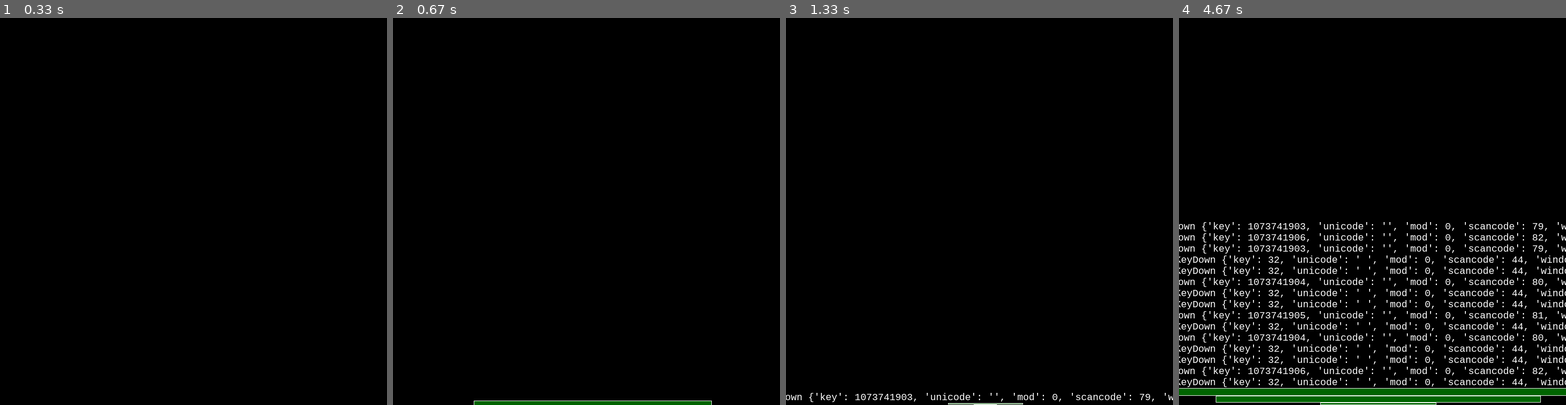
Above: before the commit, frames 1-4 (left to right).
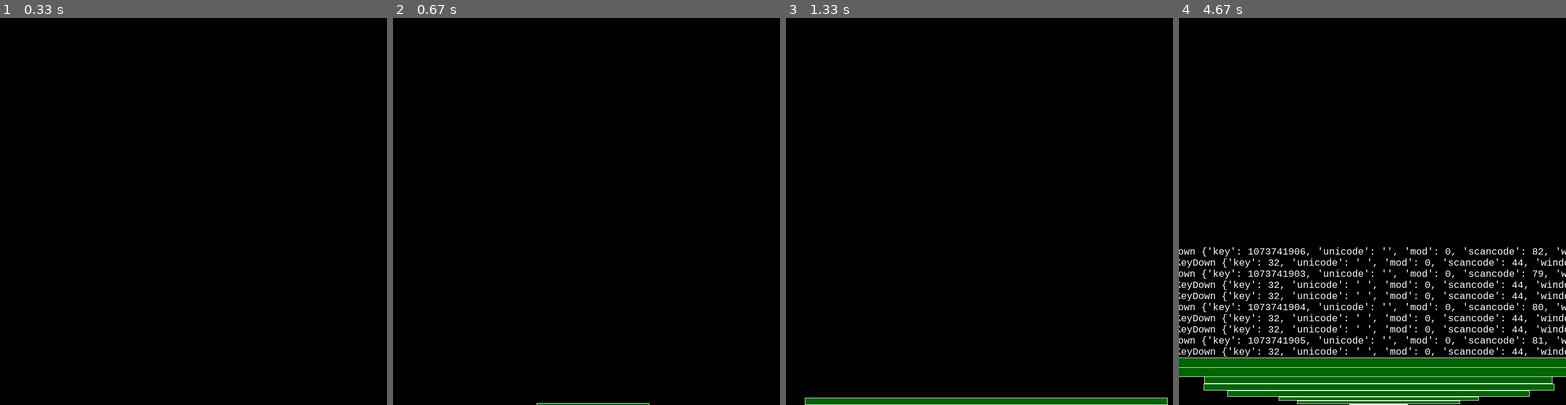
Above: after the commit, the same moments.

Repository: hitbox/scratch
Game: pygame game, started from pygame/notifications.py
The game is run twice, just before and just after one commit, with the same random seed, the same clock (stepped at 60 frames per second) and the same inputs.
Inputs (mouse positions are in pixels of both pictures, inside the frame that each line leads up to):
- Up to frame 1 (0.33 s): no input
- Up to frame 2 (0.67 s): hold Right from 0.33 s (still down)
- Up to frame 3 (1.33 s): release Right at 0.8 s; click (964, 226) at 0.93 s; hold Up from 1.22 s (still down); tap Space at 1.28 s
- Up to frame 4 (4.67 s): release Up at 1.52 s; hold Right 1.55-2.02 s; tap Space at 1.62, 1.92, 2.45, 2.75, 3.02, 3.35, 3.65, 3.78, 4.18, 4.48 s; click (1372, 377) at 2.1 s; hold Left 2.38-2.92 s; hold Down 2.95-3.25 s; hold Left 3.28-3.68 s; hold Up 3.72-4.08 s; hold Right from 4.12 s (still down)

Frame 1 is identical in both runs. In frame 2, 0.6% of the frame differs, in the area x 20-83%, y 98-100%; in frame 3, 2.0%; in frame 4, 18%, in the area x 0-100%, y 52-100%.

Commit message:
pygame/notifications.py
- cleanup and use pygamelib
- slower now for some reason

Diff:
--- a/pygame/notifications.py
+++ b/pygame/notifications.py
@@ -1,62 +1,14 @@
 import argparse
-import contextlib
 import enum
 import itertools as it
 import math
-import os
 import time
 
 from operator import attrgetter
 
-with open(os.devnull, 'w') as devnull:
-    with contextlib.redirect_stdout(devnull):
-        import pygame
-
-del devnull
-
-class EventHandlerMixin:
-    """
-    Mixin event handling. Dispatch events to methods named
-    `on_{lowercase_event_type_name}`. Like `on_keydown`.
-    """
-
-    def on_event(self, event):
-        attrname = event_attrname(event)
-        attr = getattr(self, attrname, None)
-        if attr:
-            attr(event)
-
-
-class Engine:
-    """
-    Run a state until the quit event.
-    """
-
-    def __init__(self):
-        self.running = False
-
-    def get_event_handler(self, state):
-        def on_event(event):
-            "No operation callable."
-        if hasattr(state, 'on_event'):
-            on_event = state.on_event
-        return on_event
-
-    def run(self, state):
-        on_event = self.get_event_handler(state)
-        self.running = True
-        while self.running:
-            for event in pygame.event.get():
-                if event.type == pygame.QUIT:
-                    self.running = False
-                    break
-                else:
-                    on_event(event)
-            else:
-                # normal frame
-                state.update()
-                state.draw()
-
+import pygamelib
+
+from pygamelib import pygame
 
 class Lerp:
     """
@@ -254,7 +206,7 @@
 
 
 class NotificationDemo(
-    EventHandlerMixin,
+    pygamelib.DemoBase,
 ):
     """
     Stacking notification demo.
@@ -274,7 +226,7 @@
         self.animation_manager = NotificationAnimationManager()
         self.sprites_renderer = NotificationRenderer()
 
-    def on_keydown(self, event):
+    def do_keydown(self, event):
         notification = NotificationSprite.from_string(
             str(event),
             self.font,
@@ -284,7 +236,7 @@
         self.sprites.add(notification)
         self.animation_manager.reveal(notification)
 
-    def on_mousebuttondown(self, event):
+    def do_mousebuttondown(self, event):
         for sprite in self.sprites:
             if (
                 sprite.state is NotifyState.NORMAL
@@ -303,10 +255,12 @@
         midbottom_midtop(map(get_rect, reversed(self.sprites.sprites())))
 
     def update(self):
+        super().update()
         elapsed = self.clock.tick(self.frames_per_second)
         self.update_notification_stack()
         self.sprites.update(elapsed)
         self.animation_manager.update(elapsed)
+        self.draw()
 
     def draw(self):
         self.screen.fill('black')
@@ -330,11 +284,6 @@
 topleft_bottomleft = pairwise_setattr('topleft', 'bottomleft')
 bottomleft_topleft = pairwise_setattr('bottomleft', 'topleft')
 midbottom_midtop = pairwise_setattr('midbottom', 'midtop')
-
-def event_attrname(event):
-    name = pygame.event.event_name(event.type)
-    attrname = f'on_{ name.lower() }'
-    return attrname
 
 def lerp(a, b, t):
     return a * (1 - t) + b * t
@@ -355,20 +304,20 @@
     )
     return timer
 
-def demo_notifications():
+def demo_notifications(display_size, framerate):
     pygame.font.init()
-    screen = pygame.display.set_mode((800,)*2)
-    state = NotificationDemo(screen)
-    engine = Engine()
+    screen = pygame.display.set_mode(display_size)
+    state = NotificationDemo(screen, framerate)
+    engine = pygamelib.Engine()
     engine.run(state)
 
 def main(argv=None):
     """
     Notifications
     """
-    parser = argparse.ArgumentParser()
+    parser = pygamelib.command_line_parser()
     args = parser.parse_args(argv)
-    demo_notifications()
+    demo_notifications(args.display_size, args.framerate)
 
 if __name__ == '__main__':
     main()
